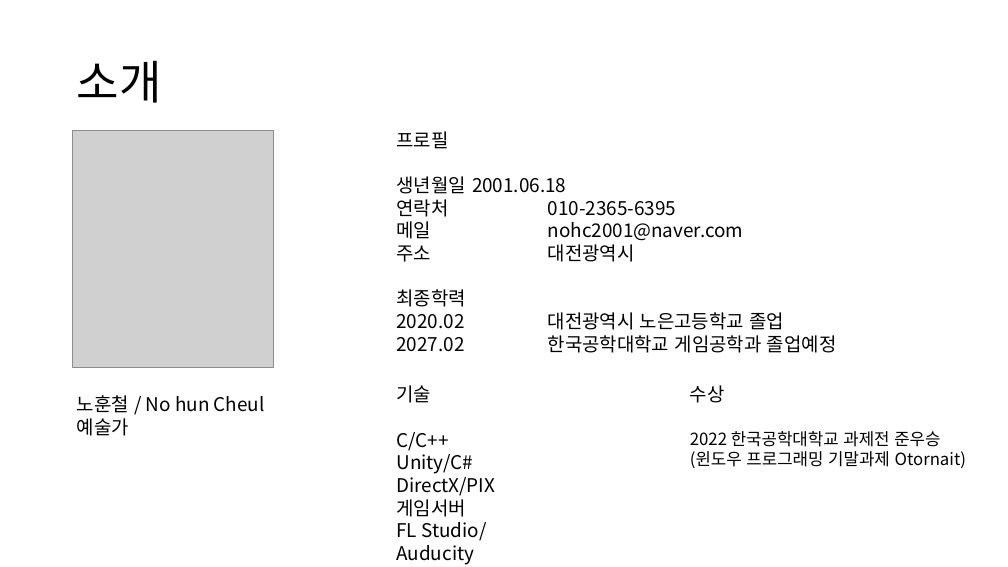
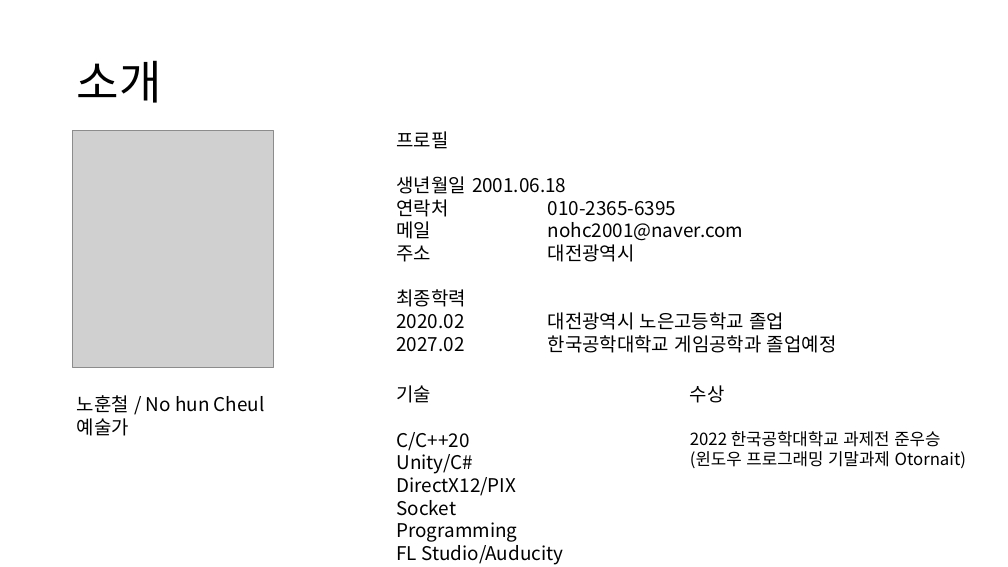
Before and after one commit to nohc2001/PulseCity, a slide deck: slide 2 of 포트폴리오/노훈철 포트폴리오.pptx. Drawn at 1008x567 pixels with LibreOffice and Linux fonts; fonts in the diff are those of the drawing; grey boxes stand for pictures. Boxes give left, top, right and bottom in pixels: in the first picture for what was removed or moved away, otherwise in the second. Text is boxed around its words. In the diff, an @@ line names an element or a change of style, - is before the commit and + after.

```diff
--- a/포트폴리오/노훈철 포트폴리오.pptx
+++ b/포트폴리오/노훈철 포트폴리오.pptx
@@ text at (396,432,469,451): text changed @@
-C/C++
+C/C++20
@@ text at (396,473,517,542): text changed @@
-DirectX/PIX
-게임서버
+DirectX12/PIX
+Socket Programming
```
Also in this commit, not shown: 10 other slides changed, 1 slide added, 2 other files.
